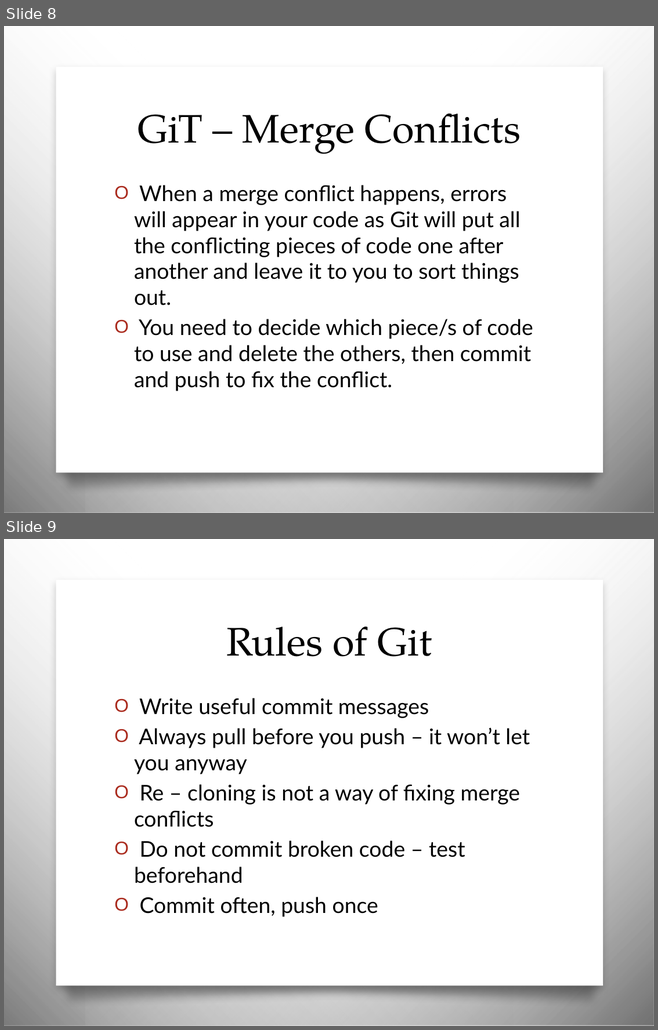
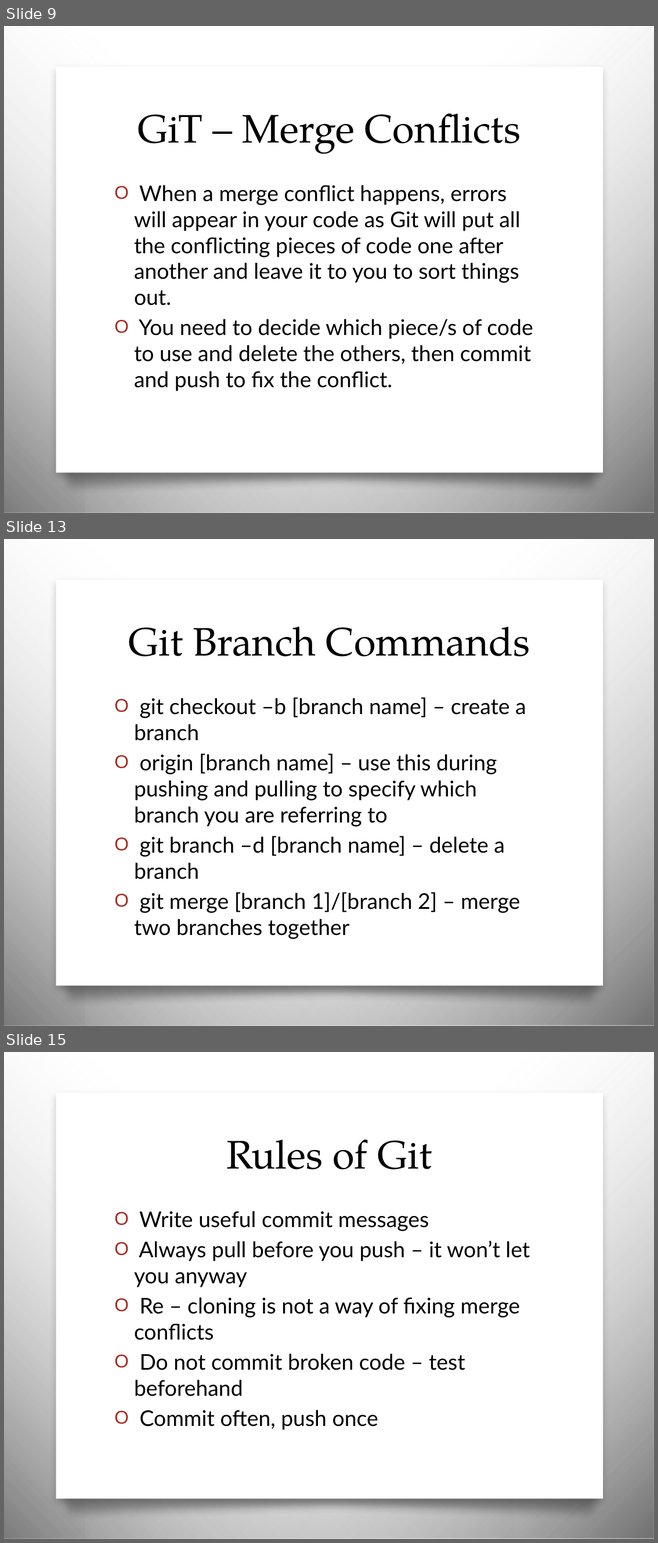
Before and after one commit to JCMander/PortalPower, a slide deck: Git/Git Slides.pptx. Shown one above the other, each under a label of ours: slides 8 and 9 before the commit, slides 9, 13 and 15 after it; the slides between them are not shown. The pictures are 658x1030 and 658x1543 pixels, drawn with LibreOffice and Linux fonts; fonts in the diff are those of the drawing; background and template pictures are left out. Boxes give left, top, right and bottom in pixels: in the first picture for what was removed or moved away, otherwise in the second. Text is boxed around its words. In the diff, an @@ line names an element or a change of style, - is before the commit and + after.

Commit message:
Branching and merging

```diff
--- a/Git/Git Slides.pptx
+++ b/Git/Git Slides.pptx
@@ slide 13 added at (4, 539, 654, 1026), background picture (left out); not listed: 4 template elements that a slide beside it also shows @@
@@ title added at (128, 627, 530, 657), 44 pt, text #000000 @@
+Git Branch Commands
@@ text added at (134, 697, 526, 939), 24 pt, text #000000 @@
+O git checkout –b [branch name] – create a branch
+O origin [branch name] – use this during pushing and pulling to specify which branch you are referring to
+O git branch –d [branch name] – delete a branch
+O git merge [branch 1]/[branch 2] – merge two branches together
@@ what was slide 8 is now slide 9 @@
@@ what was slide 9 is now slide 15 @@
```
Also in this commit, not shown: 5 other slides added.
